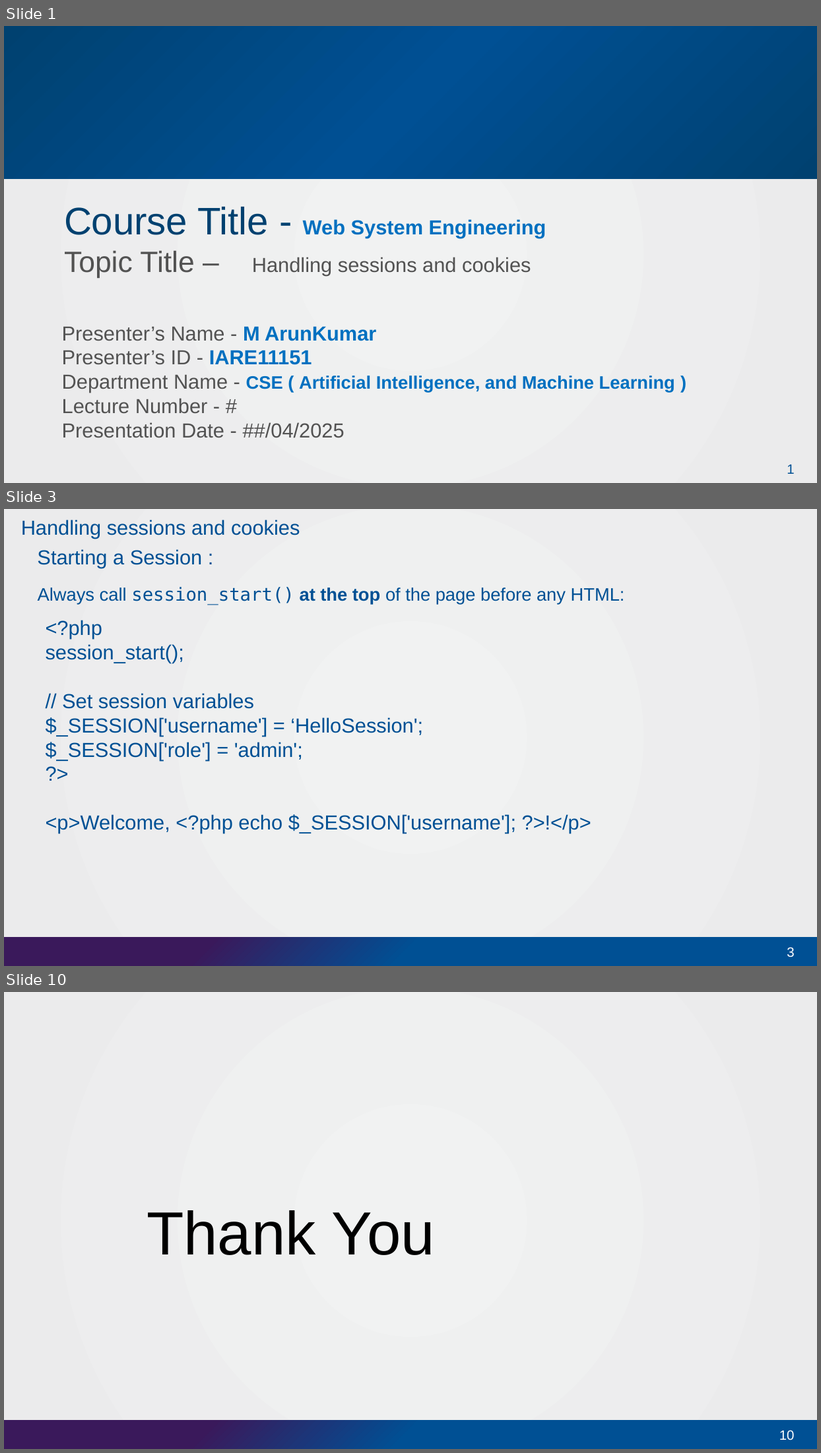
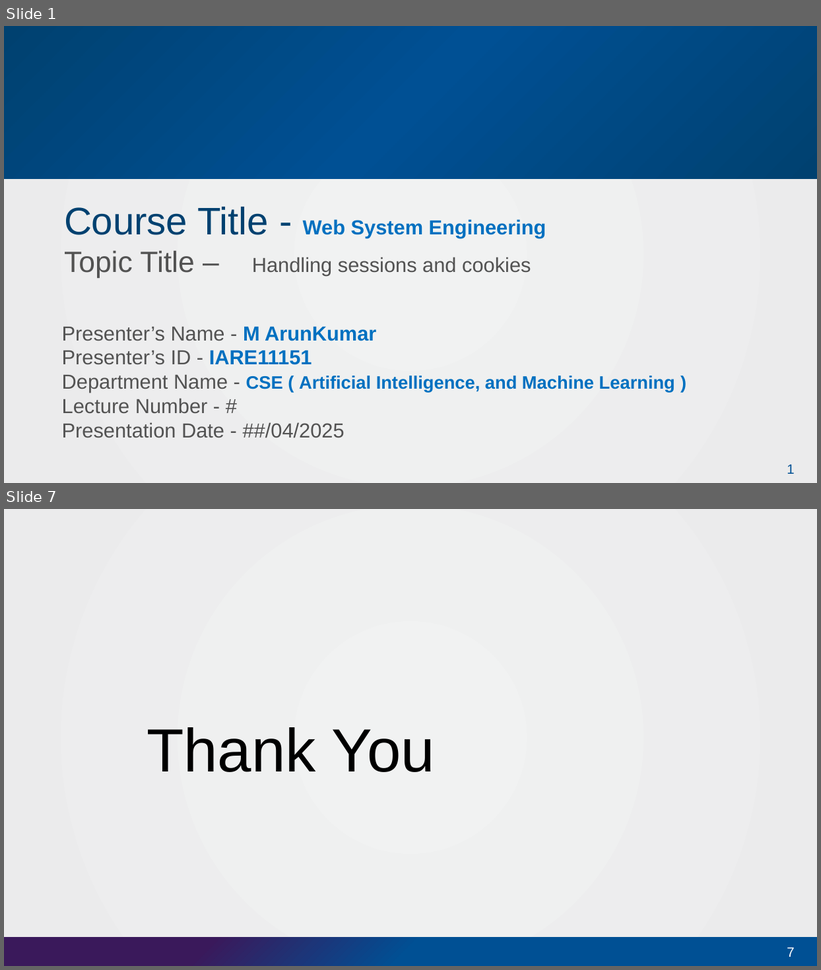
Before and after one commit to mkarun1122/WebSystemsEngineering, a slide deck: Module5 -Introduction to PHP/IARE_WSE05_6Handling sessions and cookies.pptx. Shown one above the other, each under a label of ours: slides 1, 3 and 10 before the commit, slides 1 and 7 after it; the slides between them are not shown. The pictures are 821x1453 and 821x970 pixels, drawn with LibreOffice and Linux fonts; fonts in the diff are those of the drawing; background and template pictures are left out. Boxes give left, top, right and bottom in pixels: in the first picture for what was removed or moved away, otherwise in the second. Text is boxed around its words. In the diff, an @@ line names an element or a change of style, - is before the commit and + after.

```diff
--- a/Module5 -Introduction to PHP/IARE_WSE05_6Handling sessions and cookies.pptx
+++ b/Module5 -Introduction to PHP/IARE_WSE05_6Handling sessions and cookies.pptx
@@ slide 3 removed at (4,509,817,966), background gradient #F1F2F2 to #EBEBEC; not listed: 1 template element that a slide beside it also shows @@
@@ title removed at (21,520,300,539) @@
-Handling sessions and cookies
@@ text removed at (37,549,202,568) @@
-Starting a Session :
@@ text removed at (38,587,625,605) @@
-Always call session_start() at the top of the page before any HTML:
@@ text removed at (46,620,591,834) @@
-<?php
-session_start();
-// Set session variables
-$_SESSION['username'] = ‘HelloSession';
-$_SESSION['role'] = 'admin';
-?>
-<p>Welcome, <?php echo $_SESSION['username']; ?>!</p>
@@ page number removed at (787,947,794,958) @@
-3
@@ what was slide 10 is now slide 7 @@
@@ page number at (787,948,794,957): text changed @@
-10
+7
```
Also in this commit, not shown: 5 slides changed, 2 other slides removed, 9 other files.
